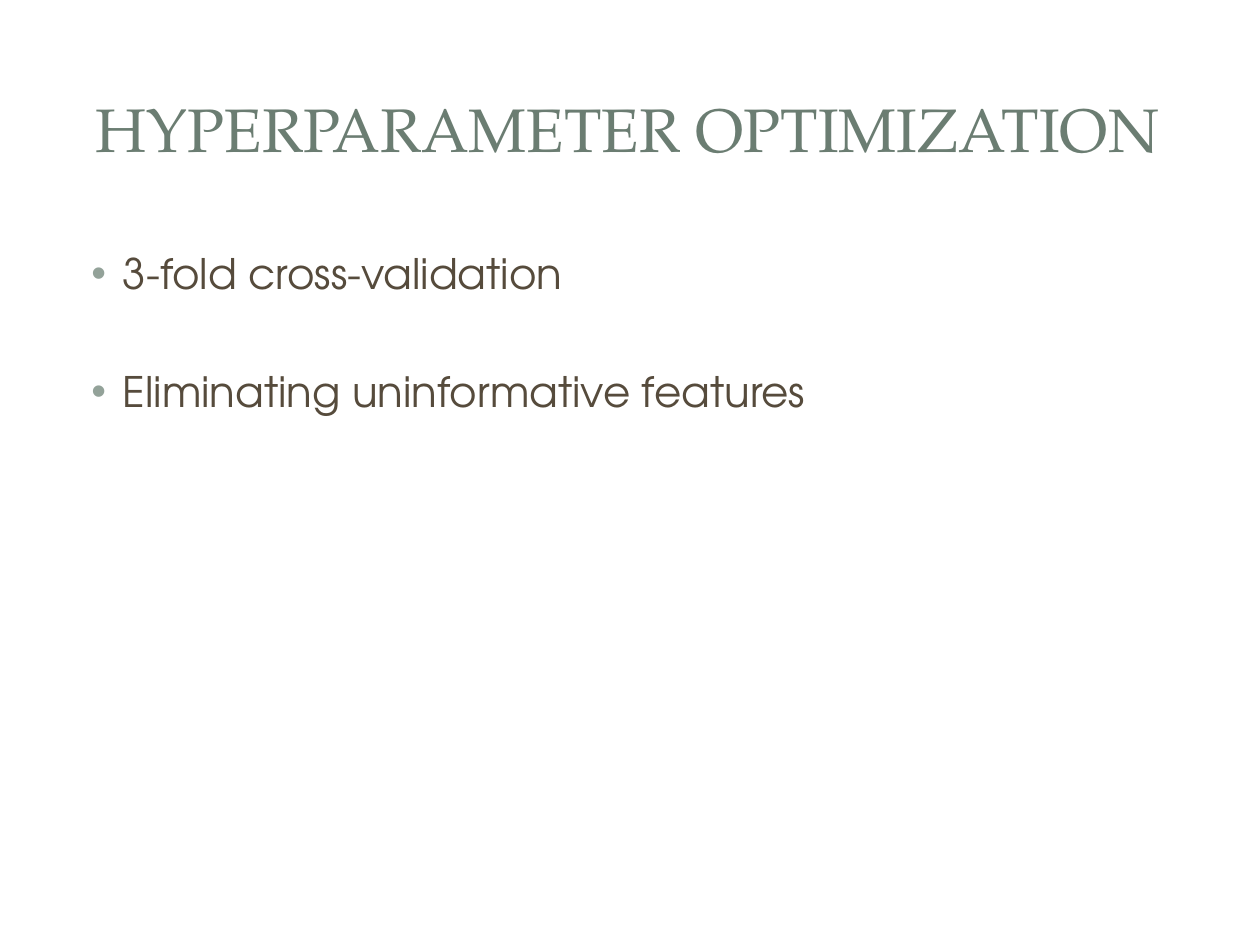
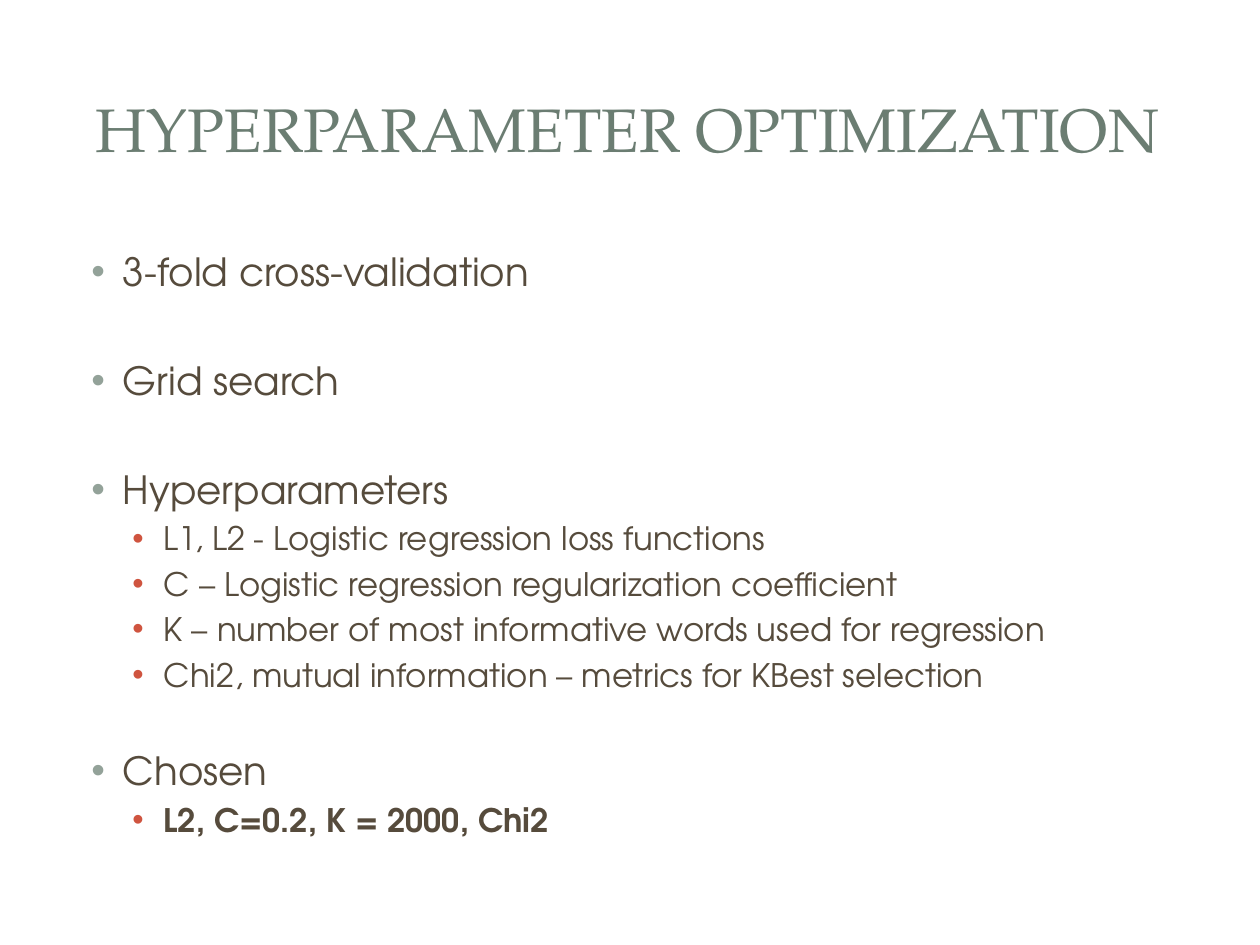
Before and after one commit to vlcekl/ds-crowdfunding, a slide deck: slide 18 of reports/crowdfunding_slidedeck.pptx (slide 17 before the commit). Drawn at 1260x945 pixels with LibreOffice and Linux fonts; fonts in the diff are those of the drawing; background and template pictures are left out. Boxes give left, top, right and bottom in pixels: in the first picture for what was removed or moved away, otherwise in the second. Text is boxed around its words. In the diff, an @@ line names an element or a change of style, - is before the commit and + after.

```diff
--- a/reports/crowdfunding_slidedeck.pptx
+++ b/reports/crowdfunding_slidedeck.pptx
@@ text at [123, 257, 529, 287]: size 24 to 22.2 pt in "3-fold cross-validation" @@
@@ text at [123, 366, 1045, 837]: text changed; size 24 to 18.5 pt @@
-• Eliminating uninformative features
+• Grid search
+• Hyperparameters
+  • L1, L2 - Logistic regression loss functions
+  • C – Logistic regression regularization coefficient
+  • K – number of most informative words used for regression
+  • Chi2, mutual information – metrics for KBest selection
+• Chosen
+  • L2, C=0.2, K = 2000, Chi2
```
Also in this commit, not shown: 7 other slides changed, 6 slides added, 5 slides removed, 1 other file.
